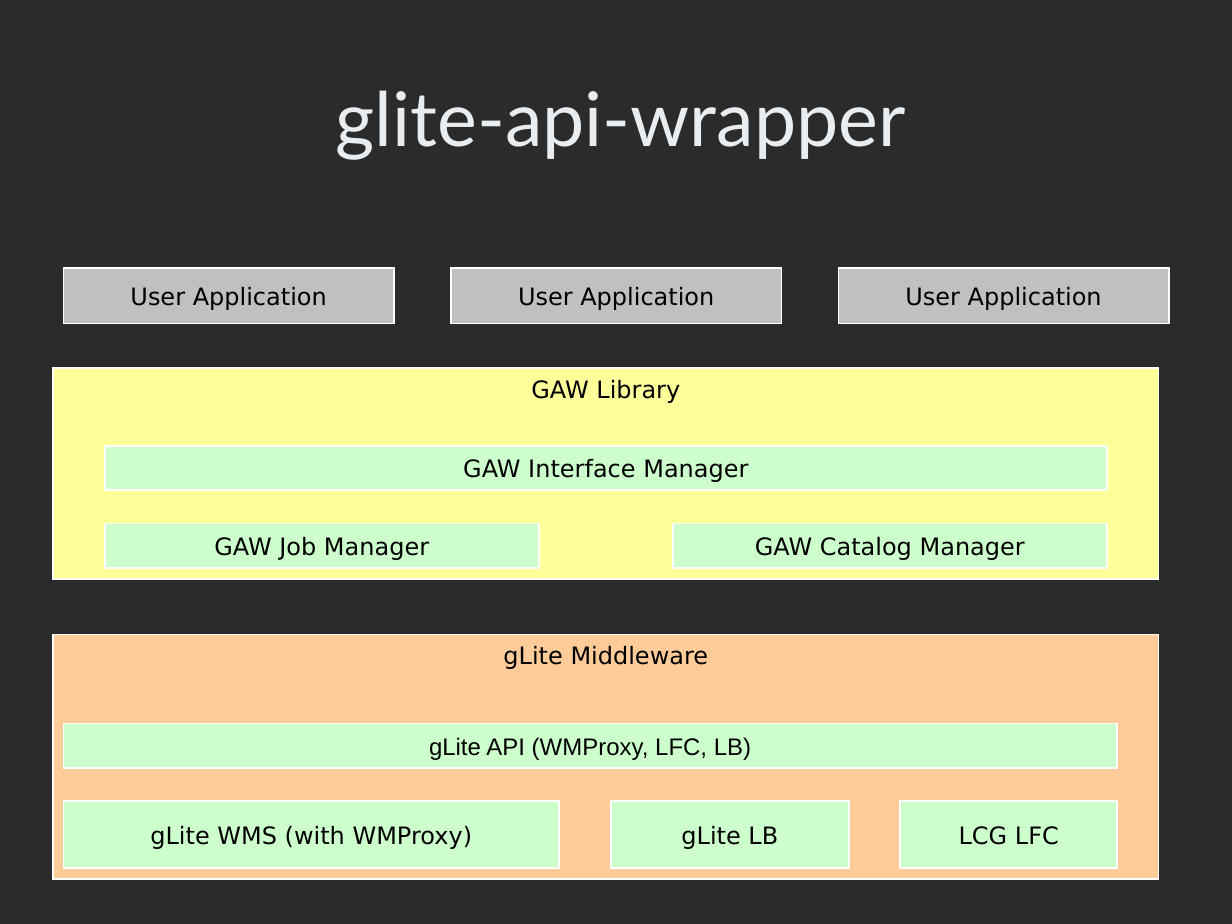
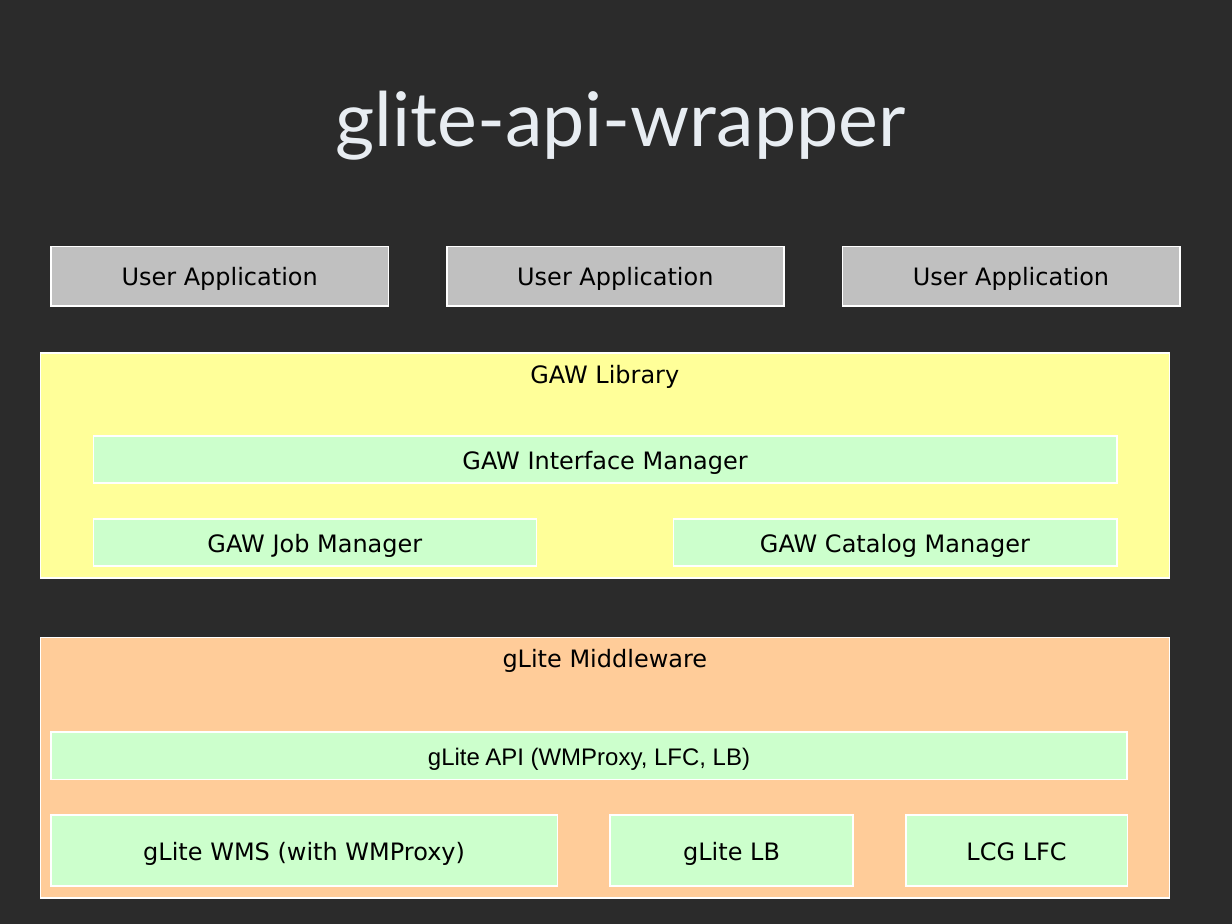
Before and after one commit to AnarManafov/PoDDocumentation, a slide deck: slide 5 of GridKaSchool/2007/GridKaSchool-2007-RGLite_gLitePROOF(GSI).ppt. Drawn at 1232x924 pixels with LibreOffice and Linux fonts; fonts in the diff are those of the drawing; background and template pictures are left out; a plain dark background stands for a picture behind light text. Boxes give left, top, right and bottom in pixels: in the first picture for what was removed or moved away, otherwise in the second. Text is boxed around its words. In the diff, an @@ line names an element or a change of style, - is before the commit and + after.

```diff
--- a/GridKaSchool/2007/GridKaSchool-2007-RGLite_gLitePROOF(GSI).ppt
+++ b/GridKaSchool/2007/GridKaSchool-2007-RGLite_gLitePROOF(GSI).ppt
@@ rectangle "User Application": place and size @@
-rectangle "User Application" at (64, 269, 394, 324)
+rectangle "User Application" at (51, 246, 388, 306)
@@ rectangle "User Application": place and size @@
-rectangle "User Application" at (451, 269, 781, 324)
+rectangle "User Application" at (447, 246, 785, 306)
@@ rectangle "User Application": place and size @@
-rectangle "User Application" at (839, 269, 1169, 324)
+rectangle "User Application" at (843, 246, 1180, 306)
@@ rectangle "GAW Library": place and size @@
-rectangle "GAW Library" at (53, 368, 1158, 579)
+rectangle "GAW Library" at (41, 352, 1169, 578)
@@ rectangle "GAW Interface Manager": place and size @@
-rectangle "GAW Interface Manager" at (105, 446, 1106, 490)
+rectangle "GAW Interface Manager" at (94, 436, 1117, 484)
@@ rectangle "GAW Job Manager": place and size @@
-rectangle "GAW Job Manager" at (105, 524, 538, 568)
+rectangle "GAW Job Manager" at (94, 519, 537, 567)
@@ rectangle "GAW Catalog Manager": place and size @@
-rectangle "GAW Catalog Manager" at (673, 524, 1106, 568)
+rectangle "GAW Catalog Manager" at (674, 519, 1117, 567)
@@ rectangle "gLite Middleware": place and size @@
-rectangle "gLite Middleware" at (53, 634, 1158, 878)
+rectangle "gLite Middleware" at (41, 637, 1169, 898)
@@ rectangle "gLite API (WMProxy, LFC, LB)": place and size @@
-rectangle "gLite API (WMProxy, LFC, LB)" at (64, 723, 1117, 768)
+rectangle "gLite API (WMProxy, LFC, LB)" at (51, 732, 1127, 780)
@@ rectangle "gLite WMS (with WMProxy)": place and size @@
-rectangle "gLite WMS (with WMProxy)" at (64, 801, 559, 867)
+rectangle "gLite WMS (with WMProxy)" at (51, 814, 557, 886)
@@ rectangle "gLite LB": place and size @@
-rectangle "gLite LB" at (611, 801, 849, 867)
+rectangle "gLite LB" at (610, 814, 853, 886)
@@ rectangle "LCG LFC": place and size @@
-rectangle "LCG LFC" at (901, 801, 1117, 867)
+rectangle "LCG LFC" at (906, 814, 1127, 886)
```
Also in this commit, not shown: 1 other slide changed.
